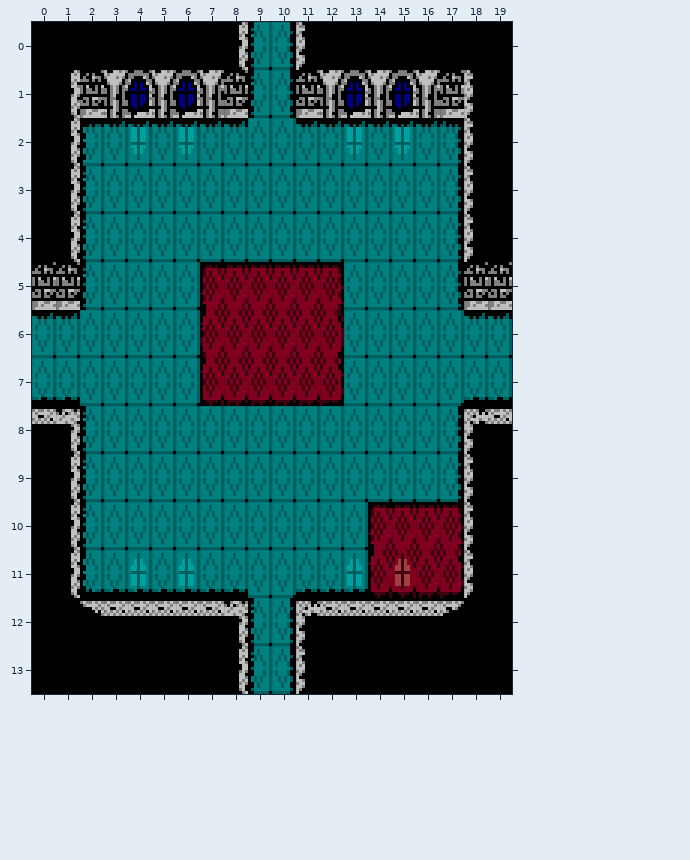
Level history. Tiled map: tiled/castle_room_1.tmx. Above is the file before it was changed.
Cells are 8x16 px. Shown: x 0..19, y 0..13. Tiles whose own drawing changed are shown in their newer look in all pictures.
Now the later version:
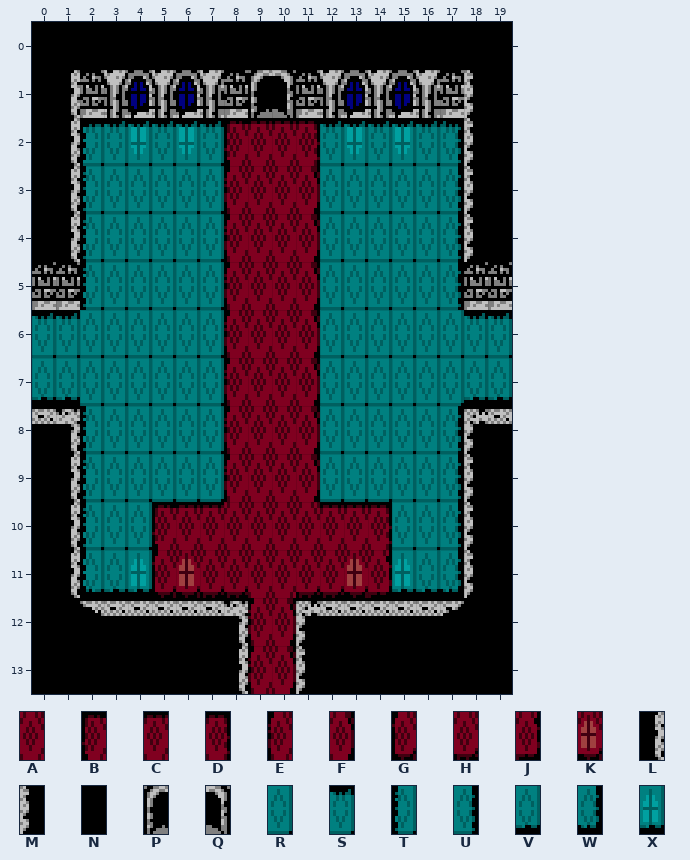
Key: from "castle_carpet": A 0, B 1, C 2, D 3, E 4, F 5, G 6, H 7, J 8, K 10; from "castle_stone": L 3, M 4, N 8, P 11, Q 12; from "castle_tile": R 0, S 2, T 4, U 5, V 7, W 8, X 10.
_ is an empty cell, . an unchanged one.
What changed:
--- layer "Tile Layer 1"
@@ x 5..17 @@
- 0 ...LTUM......
- 1 ....TU.......
- 2 ...SRRS......
- 3 ...RRRR......
- 4 ...RRRR......
- 5 ..BCCCCD.....
- 6 ..EA..AF.....
- 7 ..GHHHHJ.....
- 8 ...RRRR......
- 9 ...RRRR......
-10 RRRRRRRRRBCCD
-11 VXVVRRVVXGKHJ
-12 ....TU.......
-13 ....TU.......
+ 0 ...NNNN......
+ 1 ....PQ.......
+ 2 ...BCCD......
+ 3 ...EAAF......
+ 4 ...EAAF......
+ 5 ..REAAFR.....
+ 6 ..RE..FR.....
+ 7 ..REAAFR.....
+ 8 ...EAAF......
+ 9 ...EAAF......
+10 BCCAAAACCDRRU
+11 GKHHAAHHKJXVW
+12 ....EF.......
+13 ....EF.......
Changed places in both pictures, as pixel boxes (x1, y1, x2, y2):
changed: (152, 22, 464, 694)
